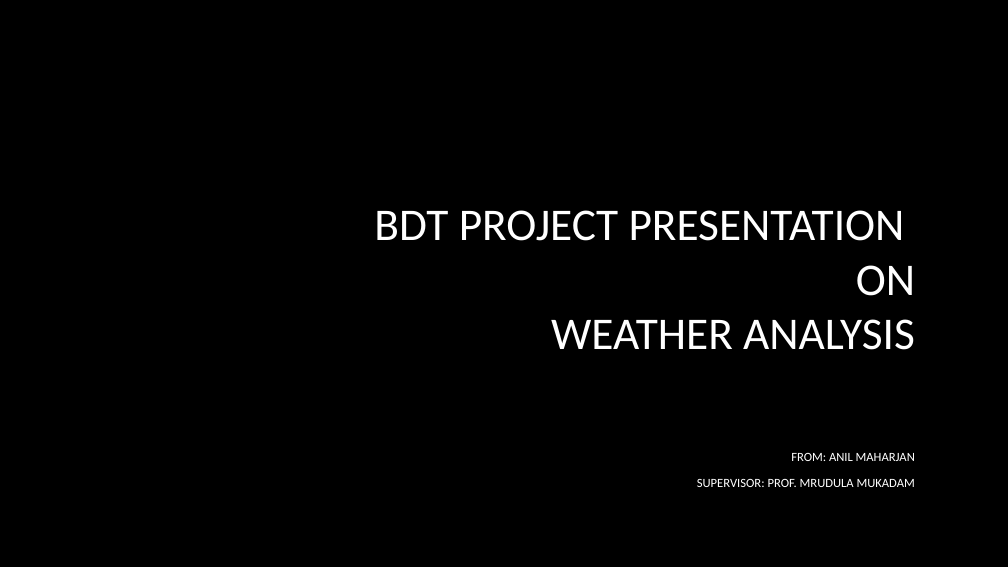
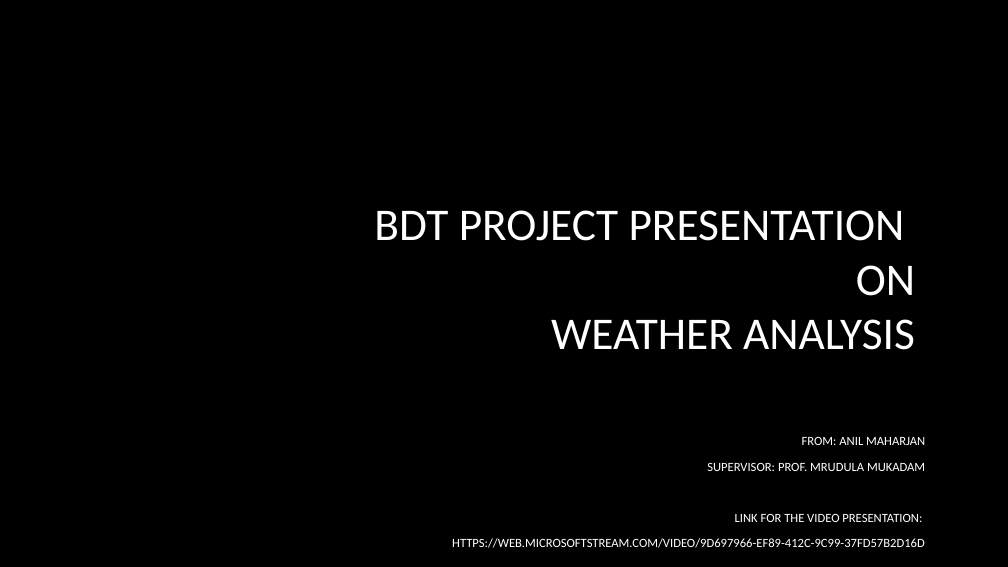
Before and after one commit to Technomax/BDTProject, a slide deck: slide 1 of BDT Project Presentation.pptx. Drawn at 1008x567 pixels with LibreOffice and Linux fonts; fonts in the diff are those of the drawing; background and template pictures are left out. Boxes give left, top, right and bottom in pixels: in the first picture for what was removed or moved away, otherwise in the second. Text is boxed around its words. In the diff, an @@ line names an element or a change of style, - is before the commit and + after.

Commit message:
Changes made

```diff
--- a/BDT Project Presentation.pptx
+++ b/BDT Project Presentation.pptx
@@ subtitle "FROM: ANIL MAHARJAN": place and size @@
-subtitle "FROM: ANIL MAHARJAN" at [697, 453, 915, 487]
+subtitle "FROM: ANIL MAHARJAN" at [452, 437, 925, 548]
@@ subtitle at [452, 514, 925, 548]: paragraphs added @@
+LINK FOR THE VIDEO PRESENTATION:
+HTTPS://WEB.MICROSOFTSTREAM.COM/VIDEO/9D697966-EF89-412C-9C99-37FD57B2D16D
```
